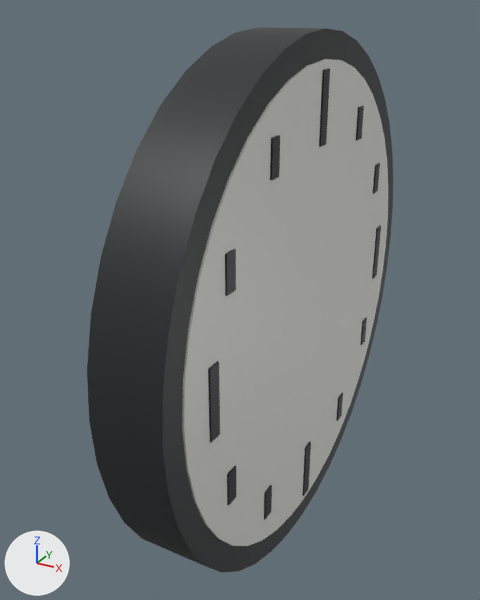
A saved change to the glTF model LIMINAL V13/data/models/clock_36.glb.
Before and after are seen from a 50 mm lens placed at (0.362, -0.697, 0.339), pointed at (-0.007, -0.026, 0.004). The lights are fixed; the arrows at lower left show +X, +Y and +Z. The older version comes first. Where no turn or scale is listed for an object, it has been applied to the vertices. Vertices at exactly the same position are counted once.

Objects in the first picture: 'blatt', 'gehaeuse', 'strich0', 'strich1', 'strich10', 'strich11', 'strich2', 'strich3', 'strich4', 'strich5', 'strich6', 'strich7', 'strich8', 'strich9'.
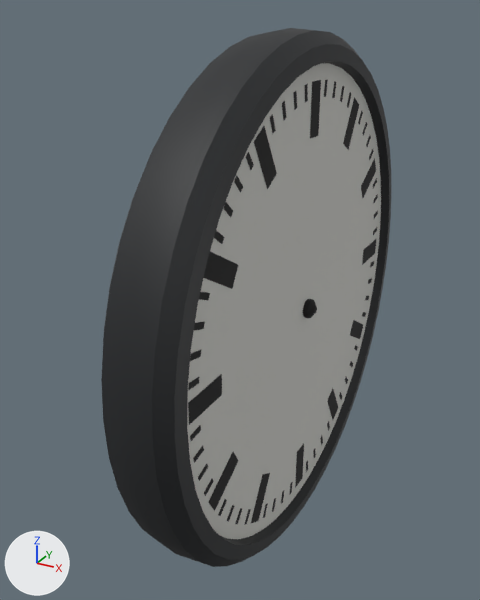
What changed in the scene script:
```text
Change me_cylinder:
    used by ob_gehaeuse; location = (0.04, 0.0, 0.0); rotation_euler = (1.571, 0.0, 1.571), in degrees (90, 0, 90)
    remove me_cylinder.from_pydata(...)  # 80 vertices, 156 faces; spans x -0.32..0.32, y -0.32..0.32, z -0.04..0.04
    remove me_cylinder.materials.append(mat_look_paint__anthrazit)  # black #242629
    add me_cylinder.from_pydata(...)  # 338 vertices, 672 faces; spans x 0.0..0.084, y -0.32..0.32, z -0.32..0.32
    me_cylinder part 1: 80 vertices removed from x -0.32..0.32, y -0.32..0.32, z -0.04..0.04; 338 vertices added at x 0.0..0.084, y -0.32..0.32, z -0.32..0.32
    add me_cylinder.materials.append(mat_look_paint_tex_painted_metal_grey_r_1_05__anthrazit_pulver)  # black #212426
Change ob_gehaeuse:
    ob_gehaeuse.rotation_euler: (1.571, 0.0, 1.571) -> (0.0, 0.0, 0.0)  # degrees (90, 0, 90) -> degrees (0, 0, 0)
    ob_gehaeuse.location: (0.04, 0.0, 0.0) -> (0.0, 0.0, 0.0)
Remove ob_blatt:
    ob_blatt = bpy.data.objects.new('blatt', me_cylinder_001)
Remove ob_strich0:
    ob_strich0 = bpy.data.objects.new('strich0', me_strich0)
Remove ob_strich1:
    ob_strich1 = bpy.data.objects.new('strich1', me_strich1)
Remove ob_strich2:
    ob_strich2 = bpy.data.objects.new('strich2', me_strich2)
Remove ob_strich3:
    ob_strich3 = bpy.data.objects.new('strich3', me_strich3)
Remove ob_strich4:
    ob_strich4 = bpy.data.objects.new('strich4', me_strich4)
Remove ob_strich5:
    ob_strich5 = bpy.data.objects.new('strich5', me_strich5)
Remove ob_strich6:
    ob_strich6 = bpy.data.objects.new('strich6', me_strich6)
Remove ob_strich7:
    ob_strich7 = bpy.data.objects.new('strich7', me_strich7)
Remove ob_strich8:
    ob_strich8 = bpy.data.objects.new('strich8', me_strich8)
Remove ob_strich9:
    ob_strich9 = bpy.data.objects.new('strich9', me_strich9)
Remove ob_strich10:
    ob_strich10 = bpy.data.objects.new('strich10', me_strich10)
Remove ob_strich11:
    ob_strich11 = bpy.data.objects.new('strich11', me_strich11)
Add ob_uhr_2:
    ob_uhr_2 = bpy.data.objects.new('uhr_2', me_uhr_2)  # 278 vertices, 192 faces; spans x 0.072..0.084, y -0.268..0.268, z -0.268..0.268; in mat_look_paint_r_1_2__schwarz_matt (black #080808)
    ob_uhr_2.location = (0.0, 0.0, 0.0)
Add ob_uhr_1:
    ob_uhr_1 = bpy.data.objects.new('uhr_1', me_uhr_1)  # a 48-sided cylinder along x spanning x 0.07..0.072, y -0.286..0.286, z -0.286..0.286; in mat_look_paint_r_1_15__weiss_lack_matt (light grey #ccccc7)
    ob_uhr_1.location = (0.0, 0.0, 0.0)
```

What differs and where, as boxes (x1, y1, x2, y2) in the pictures (480 x 600 px):
'blatt', deleted: before (182, 59, 388, 546)
'gehaeuse', reshaped, moved, turned: before (87, 27, 393, 573); after (101, 28, 391, 567)
'uhr_1', added: after (187, 63, 381, 539)
'uhr_2', added: after (188, 80, 378, 525)
'strich6', deleted (black): before (208, 361, 220, 443)
'strich3', deleted (black): before (319, 69, 330, 147)
'strich5', deleted (black): before (225, 249, 236, 296)
'strich4', deleted: before (270, 135, 280, 180)
'strich7', deleted: before (227, 466, 236, 505)
'strich9', deleted: before (303, 441, 311, 496)
'strich0', deleted: before (372, 226, 381, 278)
'strich8', deleted: before (264, 485, 272, 519)
'strich2', deleted: before (356, 106, 364, 140)
'strich1', deleted: before (373, 163, 380, 194)
'strich10', deleted: before (336, 393, 343, 421)
'strich11', deleted: before (360, 318, 367, 345)
